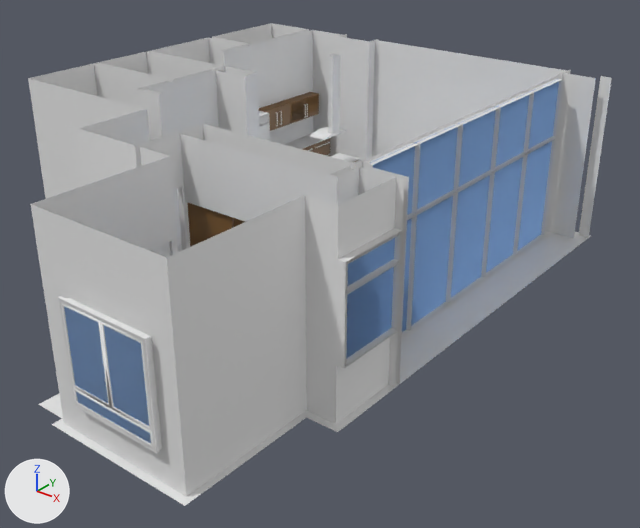
Renders of the Blender file Assets/Models/AptoVR.blend from each side of a commit.
Before and after are seen from a 50 mm lens placed at (11.32, -13.39, 8.43), pointed at (1.02, -0.51, 0.45). The lights are fixed; the arrows at lower left show +X, +Y and +Z.

In view in the first picture: '2 Vantaux - Imposte basse 1.20m x 1.30m [260929]', '2 Vantaux - Imposte basse 1.20m x 1.30m [260929].001', 'Basic Wall Muro de 12 cm (revestimientos) [260670]', 'Basic Wall Muro de 12 cm (revestimientos) [260740]', 'Basic Wall Muro de 12 cm (revestimientos) [260766]', 'Basic Wall Muro de 12 cm (revestimientos) [260778]', 'Basic Wall Muro de 12 cm (revestimientos) [260800]', 'Basic Wall Muro de 12 cm (revestimientos) [260822]', 'Basic Wall muro de 0.15 cm [260678]', 'Floor Vigueta de madera 220 mm - Acabado en madera [317561]', 'M_Concrete-Rectangular-Column1 Columna 0.75 m x 0.40 m _278cfeb', 'Rectangular Mullion 50mm x 150mm [260710]', 'System Panel Glazed [260709]', 'System Panel Glazed [260895]'.
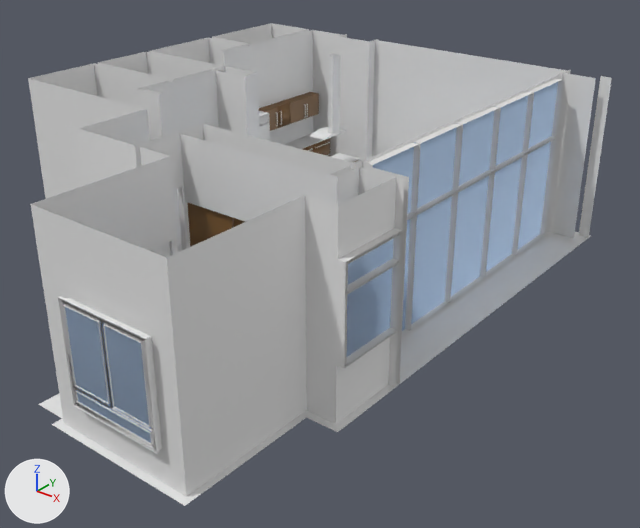
The change, as a diff of the scene's bpy script:
```diff
--- a/Assets/Models/AptoVR.blend.py
+++ b/Assets/Models/AptoVR.blend.py
@@ me_system_panel_glazed__260705___321521__geometry @@
 me_system_panel_glazed__260705___321521__geometry.from_pydata(...)  # 8 vertices, 6 faces; spans x -11.4..11.4, y 0.0, z -6.0..6.0
 # used by ob_system_panel_glazed__260709; location = (3.51, 1.09, 1.87); rotation_euler = (0.0, 0.0, -1.571), in degrees (0, 0, -90); scale = (0.305, 0.305, 0.305)
 # verts and faces of me_system_panel_glazed__260705___321521__geometry; kept vertices keep their numbers, new ones are numbered from 8
+# me_system_panel_glazed__260705___321521__geometry part 1
+delete_vertices([*range(4, 8)])  # with the faces that use them
 me_system_panel_glazed__260705___321521__geometry.materials.append(mat_glass)
@@ me_system_panel_glazed__260895___315900__geometry @@
 me_system_panel_glazed__260895___315900__geometry.from_pydata(...)  # 8 vertices, 6 faces; spans x -2.21..2.21, y -0.04..0.04, z -2.79..2.79
 # used by ob_system_panel_glazed__260895; location = (4.32, -3.46, 2.0); rotation_euler = (0.0, 0.0, 1.571), in degrees (0, 0, 90); scale = (0.305, 0.305, 0.305)
 # verts and faces of me_system_panel_glazed__260895___315900__geometry; kept vertices keep their numbers, new ones are numbered from 8
+# me_system_panel_glazed__260895___315900__geometry part 2
+delete_vertices([*range(0, 4)])  # with the faces that use them
 me_system_panel_glazed__260895___315900__geometry.materials.append(mat_glass)
@@ me_2_vantaux___imposte_basse_1_20m_x_1_30m__260929___31565_a868aac @@
 # used by ob_2_vantaux___imposte_basse_1_20m_x_1_30m__260929; location = (2.37, -6.95, 1.31); rotation_euler = (0.0, 0.0, 3.142), in degrees (0, 0, 180); scale = (0.305, 0.305, 0.305)
-me_2_vantaux___imposte_basse_1_20m_x_1_30m__260929___31565_a868aac.from_pydata(...)  # 100 vertices, 141 faces; spans x -3.03..3.03, y -0.37..0.16, z -2.23..3.95
+me_2_vantaux___imposte_basse_1_20m_x_1_30m__260929___31565_a868aac.from_pydata(...)  # 96 vertices, 124 faces; spans x -3.03..3.03, y -0.37..0.16, z -2.23..3.95
+# me_2_vantaux___imposte_basse_1_20m_x_1_30m__260929___31565_a868aac part 3
+# 4 vertices are removed from x -3.03..3.03, y 0.16, z -2.12..3.95
+# 17 faces are deleted
 me_2_vantaux___imposte_basse_1_20m_x_1_30m__260929___31565_a868aac.materials.append(mat_aluminum)
@@ me_2_vantaux___imposte_basse_1_20m_x_1_30m__260929___31565_a86_000 @@
 # used by ob_2_vantaux___imposte_basse_1_20m_x_1_30m__260929__001; location = (2.37, -6.95, 1.31); rotation_euler = (0.0, 0.0, 3.142), in degrees (0, 0, 180); scale = (0.305, 0.305, 0.305)
-me_2_vantaux___imposte_basse_1_20m_x_1_30m__260929___31565_a86_000.from_pydata(...)  # 8 vertices, 10 faces; spans x -2.71..2.71, y 0.07..0.11, z -1.79..3.62
+me_2_vantaux___imposte_basse_1_20m_x_1_30m__260929___31565_a86_000.from_pydata(...)  # 4 vertices, 1 face; spans x -2.71..2.71, y 0.07, z -1.79..3.62
+# me_2_vantaux___imposte_basse_1_20m_x_1_30m__260929___31565_a86_000 part 4
+# 4 vertices are removed from x -2.71..2.71, y 0.11, z -1.79..3.62
+# 9 faces are deleted
 me_2_vantaux___imposte_basse_1_20m_x_1_30m__260929___31565_a86_000.materials.append(mat_glass)
```

Changed parts and their boxes [x1, y1, x2, y2] in the pictures (640 x 528 px):
'System Panel Glazed [260709]', reshaped: before [370, 79, 559, 332]; after [373, 82, 558, 331]
'2 Vantaux - Imposte basse 1.20m x 1.30m [260929].001', reshaped: before [64, 306, 151, 444]; after [65, 307, 151, 443]
'System Panel Glazed [260895]', reshaped: before [346, 238, 395, 359]; after [346, 238, 394, 357]
'2 Vantaux - Imposte basse 1.20m x 1.30m [260929]', reshaped: before [58, 298, 156, 453]; after [61, 300, 156, 449]
part 1 of me_system_panel_glazed__260705___321521__geometry, deleted (blue): before [370, 79, 559, 332]
part 2 of me_system_panel_glazed__260895___315900__geometry, deleted (blue): before [346, 238, 395, 359]
part 3 of me_2_vantaux___imposte_basse_1_20m_x_1_30m__260929___31565_a868aac, deleted: before [58, 298, 156, 453]
part 4 of me_2_vantaux___imposte_basse_1_20m_x_1_30m__260929___31565_a86_000, deleted (blue): before [64, 306, 151, 444]
'Basic Wall Muro de 12 cm (revestimientos) [260778].001', unchanged, uncovered by the edit: after [98, 52, 219, 82]
